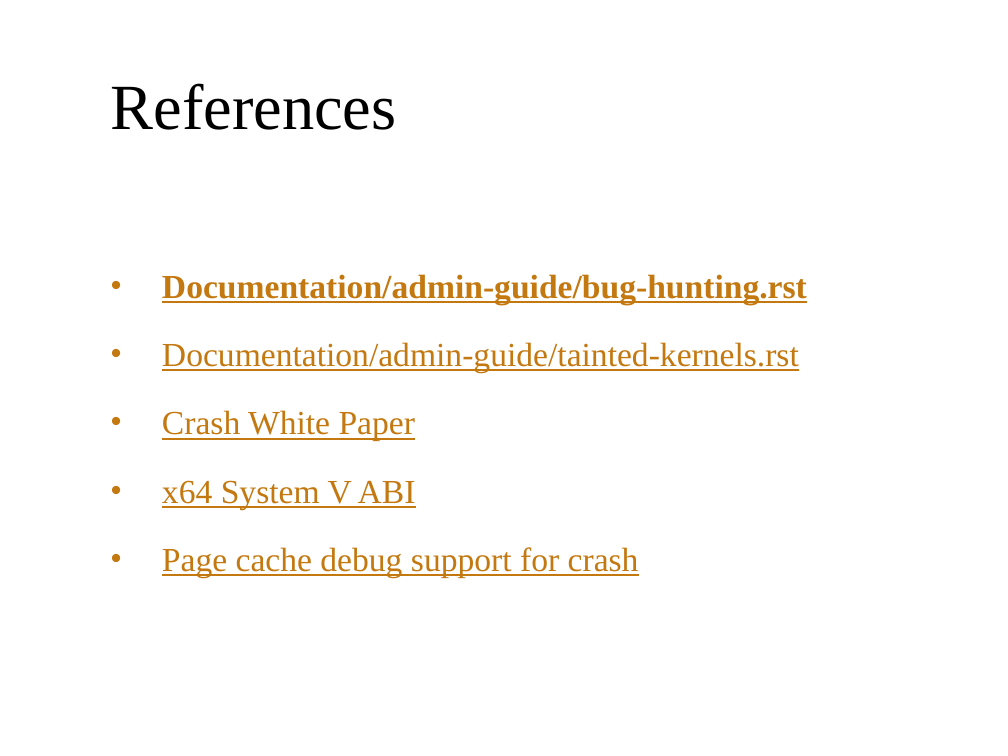
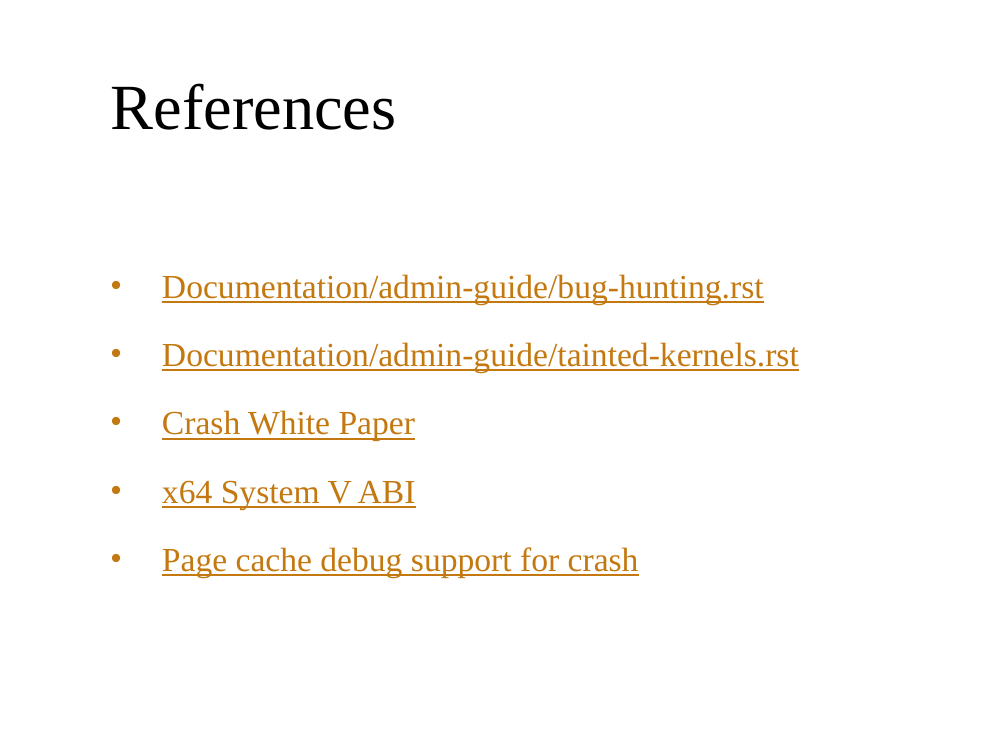
Before and after one commit to yangoliver/mydoc, a slide deck: slide 39 of slides/2017/linux_crash_dump_analysis.pptx (slide 34 before the commit). Drawn at 1008x756 pixels with LibreOffice and Linux fonts; fonts in the diff are those of the drawing; background and template pictures are left out. Boxes give left, top, right and bottom in pixels: in the first picture for what was removed or moved away, otherwise in the second. Text is boxed around its words. In the diff, an @@ line names an element or a change of style, - is before the commit and + after.

```diff
--- a/slides/2017/linux_crash_dump_analysis.pptx
+++ b/slides/2017/linux_crash_dump_analysis.pptx
@@ text at (162, 274, 764, 304): bold off in "Documentation/admin-guide/bug-hunting.rst" @@
```
Also in this commit, not shown: 2 other slides changed, 5 slides added.
